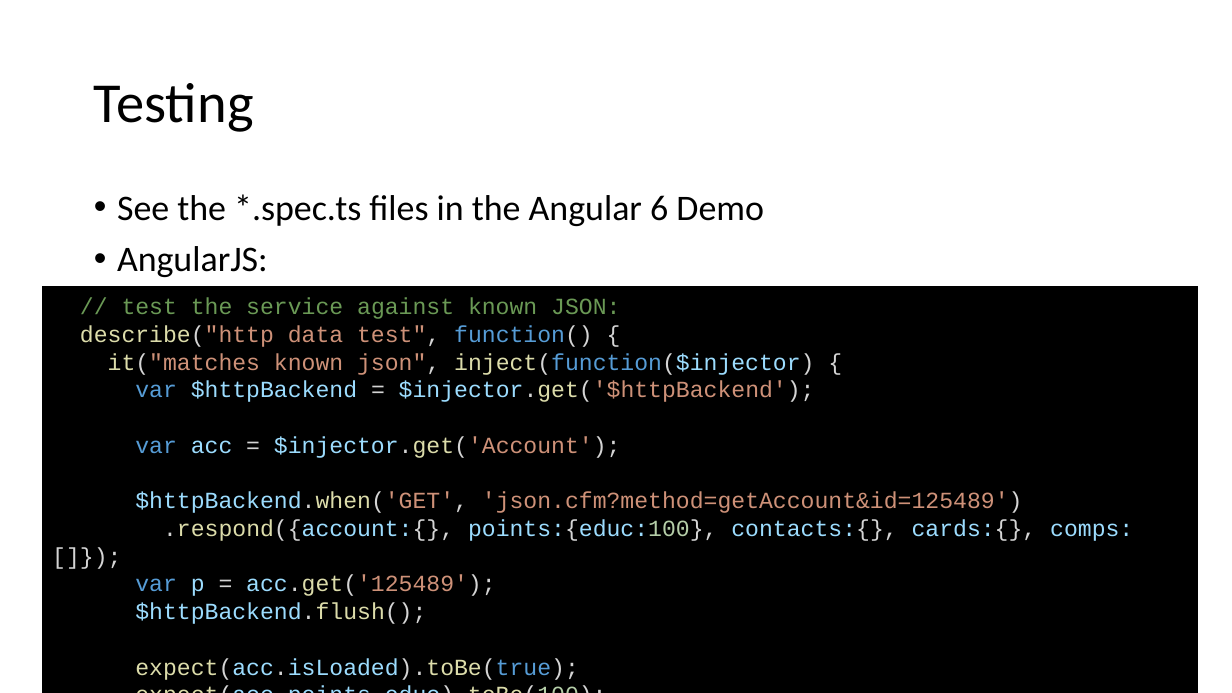
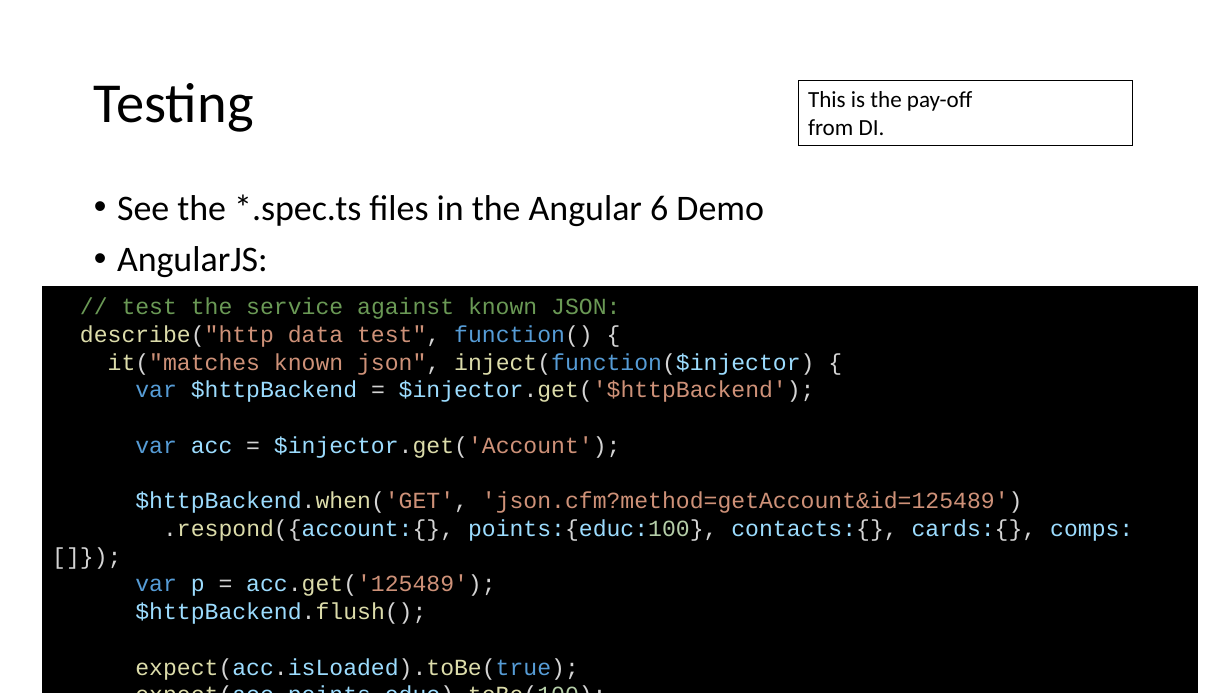
Before and after one commit to jkutzfla/cf2018demo, a slide deck: slide 67 of www/docs/Angular4CFDevs_jkutzfla_2018.pptx (slide 70 before the commit). Drawn at 1232x693 pixels with LibreOffice and Linux fonts; fonts in the diff are those of the drawing. Boxes give left, top, right and bottom in pixels: in the first picture for what was removed or moved away, otherwise in the second. Text is boxed around its words. In the diff, an @@ line names an element or a change of style, - is before the commit and + after.

```diff
--- a/www/docs/Angular4CFDevs_jkutzfla_2018.pptx
+++ b/www/docs/Angular4CFDevs_jkutzfla_2018.pptx
@@ rectangle added at (x1=799, y1=80, x2=1133, y2=146), outline #000000 0.75 pt, 18 pt, text #000000 @@
+This is the pay-off
+from DI.
```
Also in this commit, not shown: 3 other slides changed, 3 slides removed.
